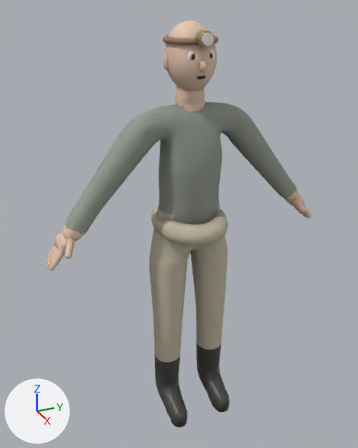
A saved change to the glTF model assets/shared/crew/crew_diver.glb.
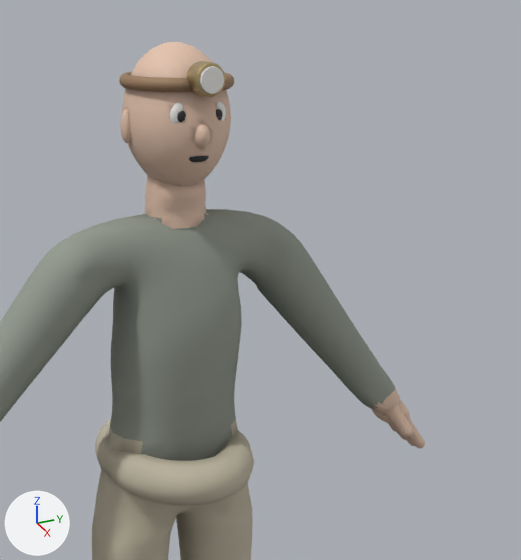
Each version is shown whole from a 50 mm lens placed at (1.785, -0.851, 1.863), pointed at (-0.042, -0.029, 0.95), then close up on the part from 29% to 100% of the width and 0% to 61% of the height. Lighting does not change. The marker at lower left points along +X, +Y and +Z. The first two pictures are the older version. Vertices at exactly the same position are counted once.

Objects in the first close-up: 'body', 'dress_roll', 'ear-1', 'eye_dark.R', 'eye_white.R', 'headband', 'lamp', 'lamp_glass', 'mouth', 'skull' and 3 more.
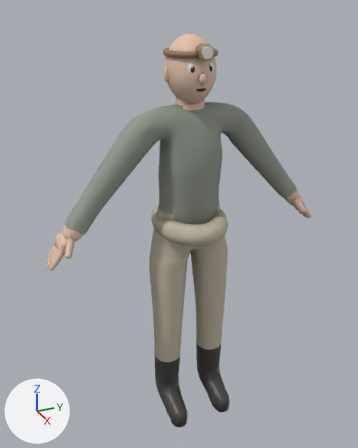
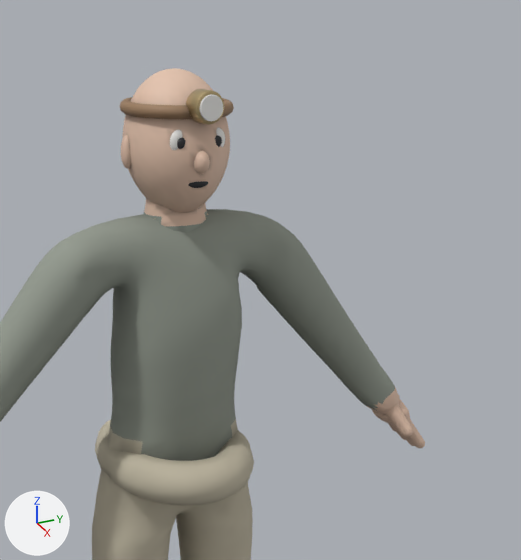
What the commit changed:
me_body is used by ob_body; location (0.0, 0.0, 0.0).
me_body had 6865 vertices, 13688 faces and spanned x -0.1..0.19, y -0.63..0.63, z 0.0..1.59.
me_body now has 6865 vertices, 13688 faces and spans x -0.1..0.19, y -0.63..0.63, z 0.0..1.55.
me_body part 1: 10 vertices moved within x -0.05..0.05, y -0.05..0.05, z 1.46; 111 vertices removed from x -0.06..0.06, y -0.06..0.06, z 1.46..1.59; 111 vertices added at x -0.06..0.06, y -0.07..0.07, z 1.46..1.55.
me_sphere_003 is used by ob_ear_1; location (0.0, 0.0, 0.0).
me_sphere_003 had 222 vertices, 440 faces and spanned x -0.018..0.01, y -0.109..-0.085, z 1.615..1.675.
me_sphere_003 now has 222 vertices, 440 faces and spans x -0.018..0.01, y -0.109..-0.085, z 1.57..1.63.
me_sphere_003 part 2: the whole mesh is moved by (0.0, 0.0, -0.045).
me_sphere_007 is used by ob_eye_dark_r; location (0.0, 0.0, 0.0).
me_sphere_007 had 178 vertices, 352 faces and spanned x 0.0935..0.1015, y -0.0444..-0.0254, z 1.6575..1.6785.
me_sphere_007 now has 178 vertices, 352 faces and spans x 0.0935..0.1015, y -0.0444..-0.0254, z 1.6125..1.6335.
me_sphere_007 part 3: the whole mesh is moved by (0.0, 0.0, -0.045).
me_sphere_006 is used by ob_eye_white_r; location (0.0, 0.0, 0.0).
me_sphere_006 had 362 vertices, 720 faces and spanned x 0.082..0.098, y -0.055..-0.017, z 1.648..1.692.
me_sphere_006 now has 362 vertices, 720 faces and spans x 0.082..0.098, y -0.055..-0.017, z 1.603..1.647.
me_sphere_006 part 4: the whole mesh is moved by (0.0, 0.0, -0.045).
me_torus_001 is used by ob_headband; location (0.0, 0.0, 0.0).
me_torus_001 had 320 vertices, 640 faces and spanned x -0.112..0.112, y -0.103..0.103, z 1.709..1.731.
me_torus_001 now has 320 vertices, 640 faces and spans x -0.112..0.112, y -0.103..0.103, z 1.664..1.686.
me_torus_001 part 5: the whole mesh is moved by (0.0, 0.0, -0.045).
me_cylinder is used by ob_lamp; location (0.0, 0.0, 0.0).
me_cylinder had 144 vertices, 284 faces and spanned x 0.0925..0.1375, y -0.028..0.028, z 1.702..1.758.
me_cylinder now has 144 vertices, 284 faces and spans x 0.0925..0.1375, y -0.028..0.028, z 1.657..1.713.
me_cylinder part 6: the whole mesh is moved by (0.0, 0.0, -0.045).
me_cylinder_001 is used by ob_lamp_glass; location (0.0, 0.0, 0.0).
me_cylinder_001 had 144 vertices, 284 faces and spanned x 0.137..0.143, y -0.022..0.022, z 1.708..1.752.
me_cylinder_001 now has 144 vertices, 284 faces and spans x 0.137..0.143, y -0.022..0.022, z 1.663..1.707.
me_cylinder_001 part 7: the whole mesh is moved by (0.0, 0.0, -0.045).
me_sphere_008 is used by ob_mouth; location (0.0, 0.0, 0.0).
me_sphere_008 had 222 vertices, 440 faces and spanned x 0.086..0.1, y -0.022..0.022, z 1.588..1.608.
me_sphere_008 now has 222 vertices, 440 faces and spans x 0.086..0.1, y -0.022..0.022, z 1.543..1.563.
me_sphere_008 part 8: the whole mesh is moved by (0.0, 0.0, -0.045).
me_sphere is used by ob_skull; location (0.0, 0.0, 0.0).
me_sphere had 1490 vertices, 2976 faces and spanned x -0.108..0.108, y -0.098..0.098, z 1.525..1.785.
me_sphere now has 1490 vertices, 2976 faces and spans x -0.108..0.108, y -0.098..0.098, z 1.48..1.74.
me_sphere part 9: the whole mesh is moved by (0.0, 0.0, -0.045).

Changed parts and their boxes [x1, y1, x2, y2] in the close-ups (521 x 560 px; the box of a moved part takes in the faces that stretch with it):
'body', reshaped
    before: [0, 176, 425, 560]
    after: [0, 198, 425, 560]
'skull', moved
    before: [122, 42, 231, 187]
    after: [123, 68, 230, 213]
'headband', moved
    before: [119, 72, 235, 92]
    after: [120, 97, 234, 119]
'lamp', moved
    before: [186, 61, 225, 97]
    after: [186, 89, 224, 125]
'lamp_glass', moved
    before: [200, 66, 224, 94]
    after: [199, 94, 223, 122]
'ear-1', moved
    before: [120, 109, 131, 143]
    after: [121, 135, 131, 169]
'eye_white.R', moved
    before: [170, 102, 183, 124]
    after: [170, 130, 182, 150]
'mouth', moved
    before: [189, 156, 209, 162]
    after: [188, 181, 208, 188]
'eye_dark.R', moved
    before: [177, 111, 186, 122]
    after: [177, 137, 185, 149]
part 1 of me_body, moved or reshaped
    before: [144, 176, 206, 230]
    after: [144, 198, 207, 232]
